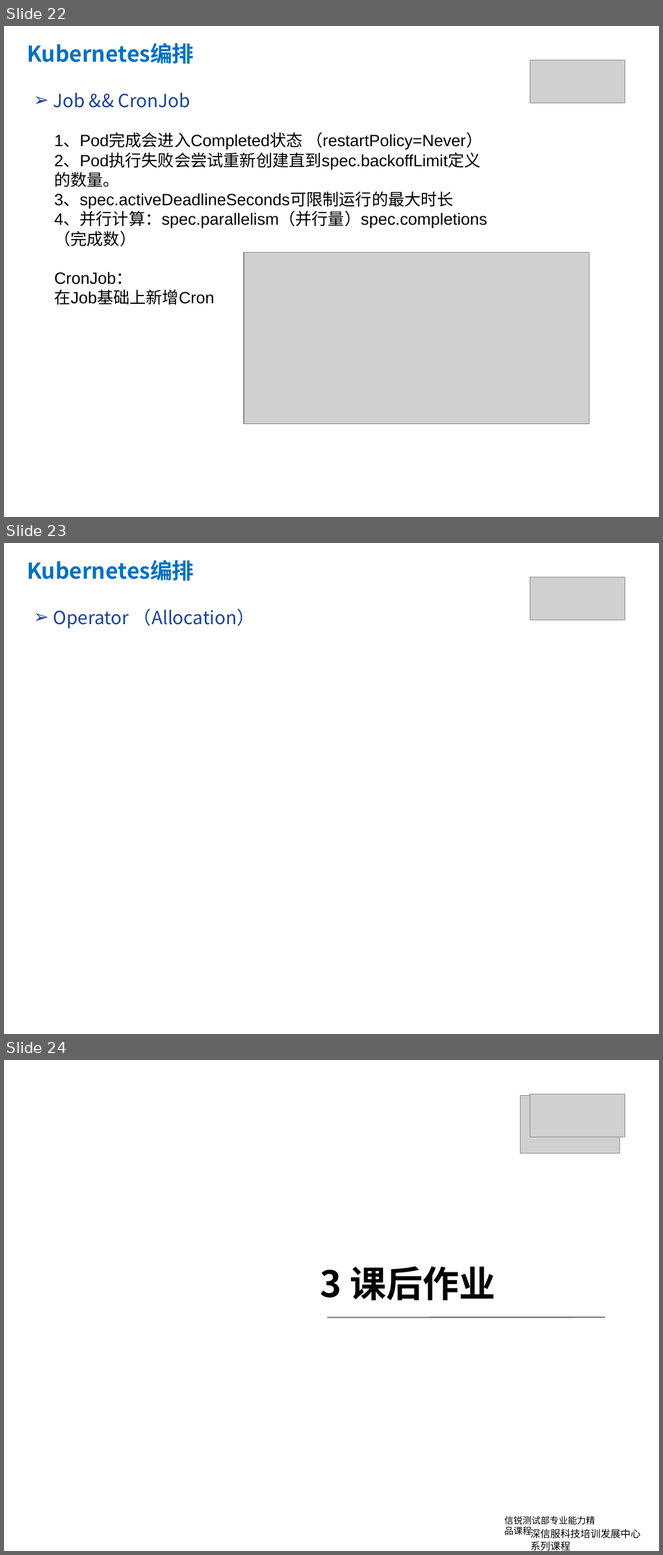
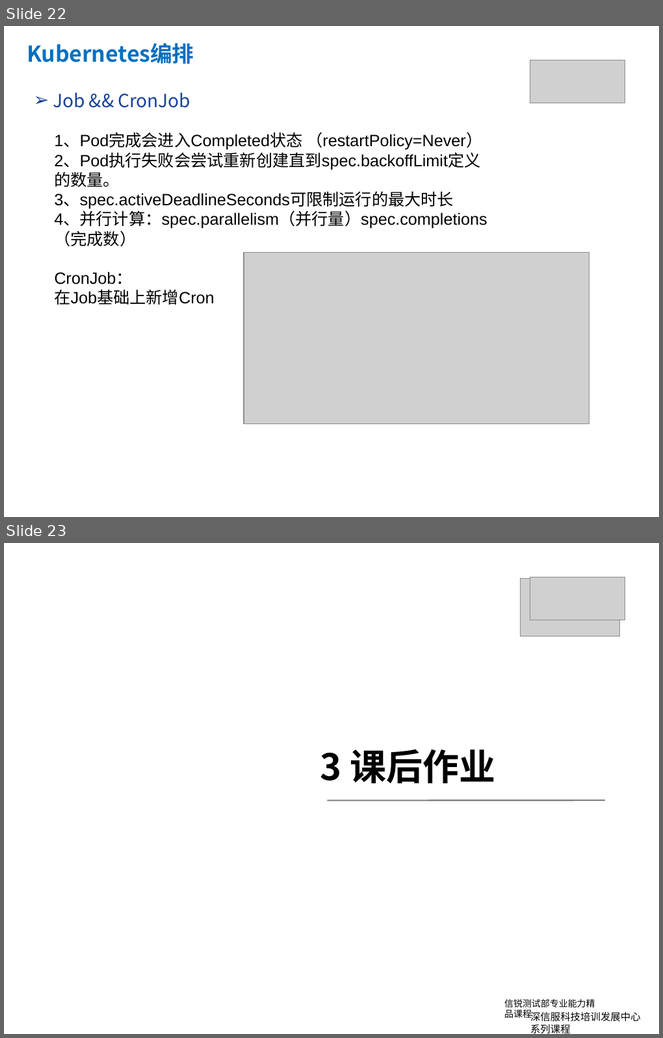
Before and after one commit to yubowen0525/k8s_from_basic_to_advanced, a slide deck: lession2/kubernetes第二课.pptx. Shown one above the other, each under a label of ours: slides 22, 23 and 24 before the commit, slides 22 and 23 after it. The pictures are 663x1555 and 663x1038 pixels, drawn with LibreOffice and Linux fonts; fonts in the diff are those of the drawing; grey boxes stand for pictures; background and template pictures are left out. Boxes give left, top, right and bottom in pixels: in the first picture for what was removed or moved away, otherwise in the second. Text is boxed around its words. In the diff, an @@ line names an element or a change of style, - is before the commit and + after.

```diff
--- a/lession2/kubernetes第二课.pptx
+++ b/lession2/kubernetes第二课.pptx
@@ slide 23 removed at (4, 543, 659, 1034), background #FFFFFF @@
@@ text removed at (27, 560, 194, 581) @@
-Kubernetes编排
@@ picture removed at (530, 577, 625, 620) @@
@@ text removed at (53, 609, 256, 629) @@
-➢ Operator （Allocation）
@@ what was slide 24 is now slide 23 @@
```
Also in this commit, not shown: 2 slides changed.
